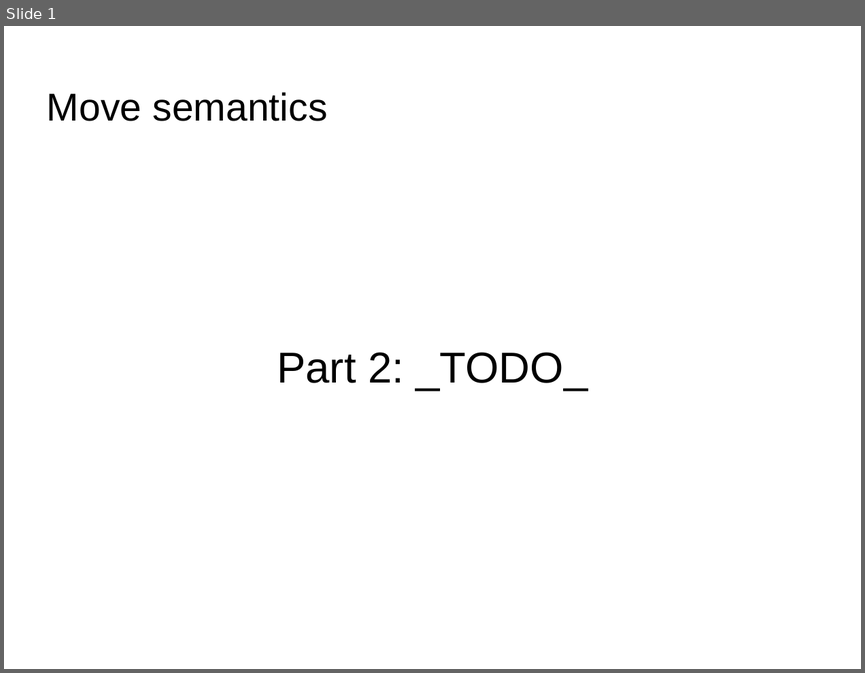
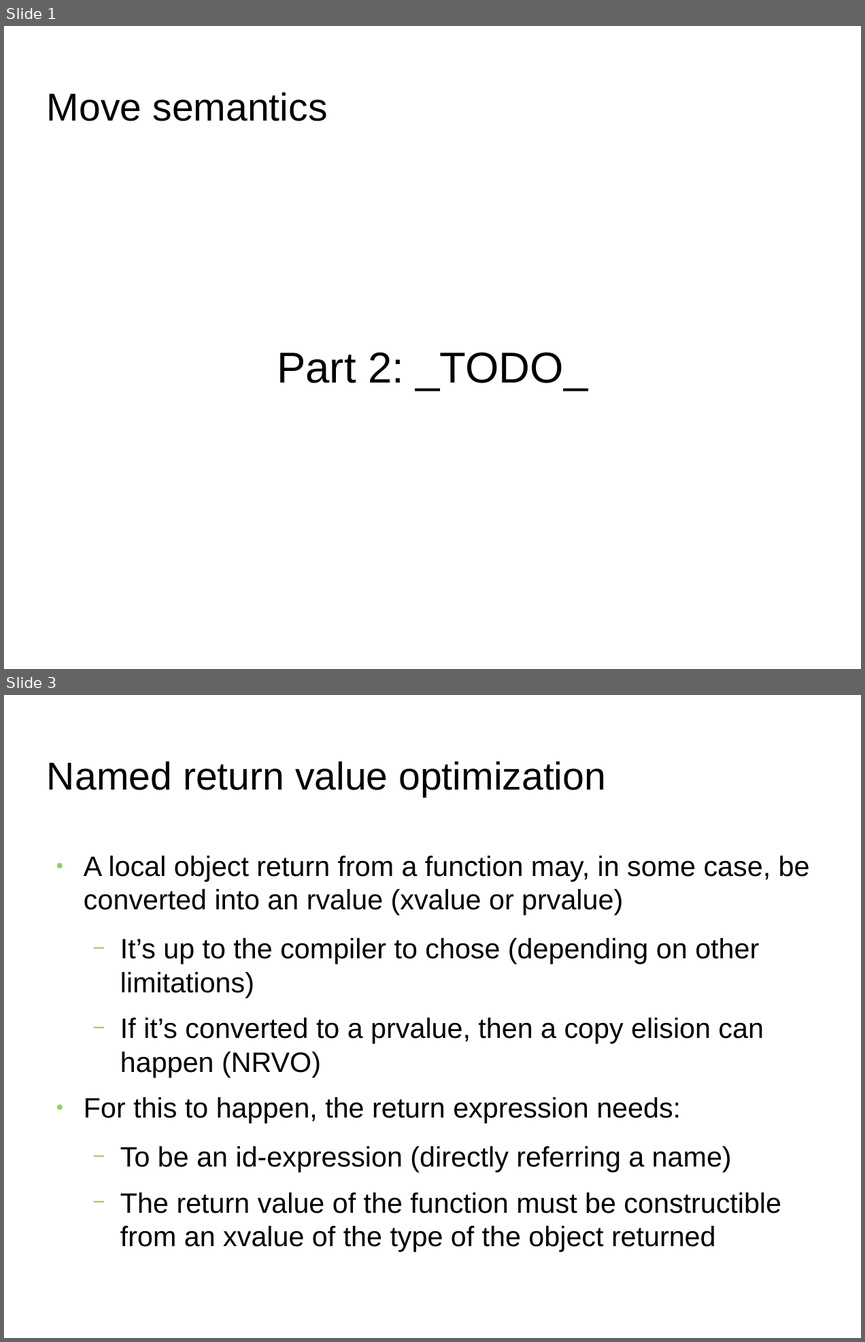
Before and after one commit to FranckRJ/CPP-trainings, a slide deck: traning-move.pt2.odp. Shown one above the other, each under a label of ours: slide 1 before the commit, slides 1 and 3 after it; the slides between them are not shown. The pictures are 865x673 and 865x1342 pixels, drawn with LibreOffice and Linux fonts; fonts in the diff are those of the drawing; background and template pictures are left out. Boxes give left, top, right and bottom in pixels: in the first picture for what was removed or moved away, otherwise in the second. Text is boxed around its words. In the diff, an @@ line names an element or a change of style, - is before the commit and + after.

```diff
--- a/traning-move.pt2.odp
+++ b/traning-move.pt2.odp
@@ slide 3 added at [4,695,861,1338], background picture (left out) @@
@@ title added at [47,761,606,797], 36 pt, text #000000 @@
+Named return value optimization
@@ text added at [84,855,810,1251], 26 pt, text #000000 @@
+● A local object return from a function may, in some case, be converted into an rvalue (xvalue or prvalue)
+  − It’s up to the compiler to chose (depending on other limitations)
+  − If it’s converted to a prvalue, then a copy elision can happen (NRVO)
+● For this to happen, the return expression needs:
+  − To be an id-expression (directly referring a name)
+  − The return value of the function must be constructible from an xvalue of the type of the object returned
```
Also in this commit, not shown: 1 slide changed, 3 other slides added, 1 other file.
